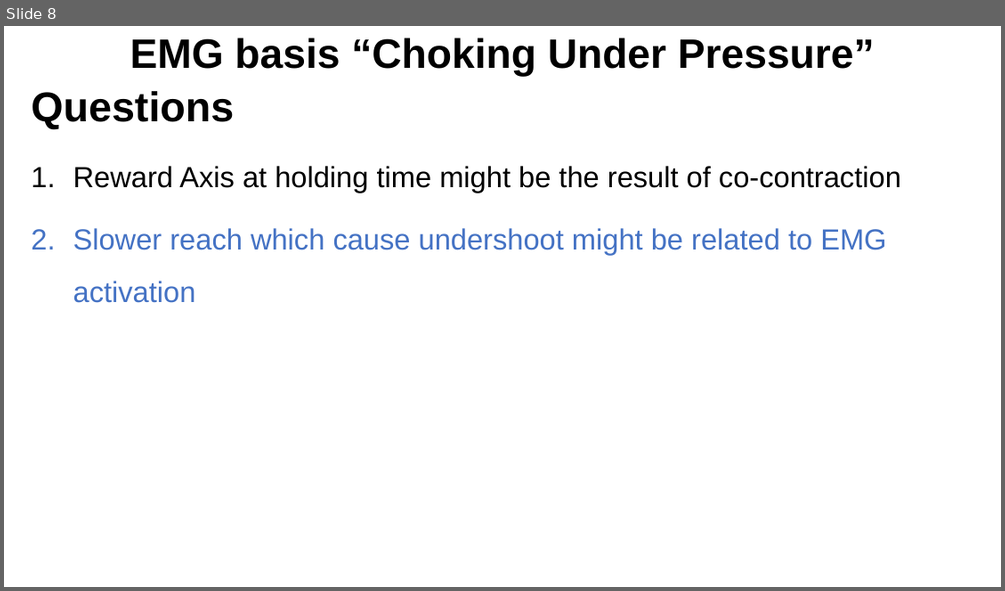
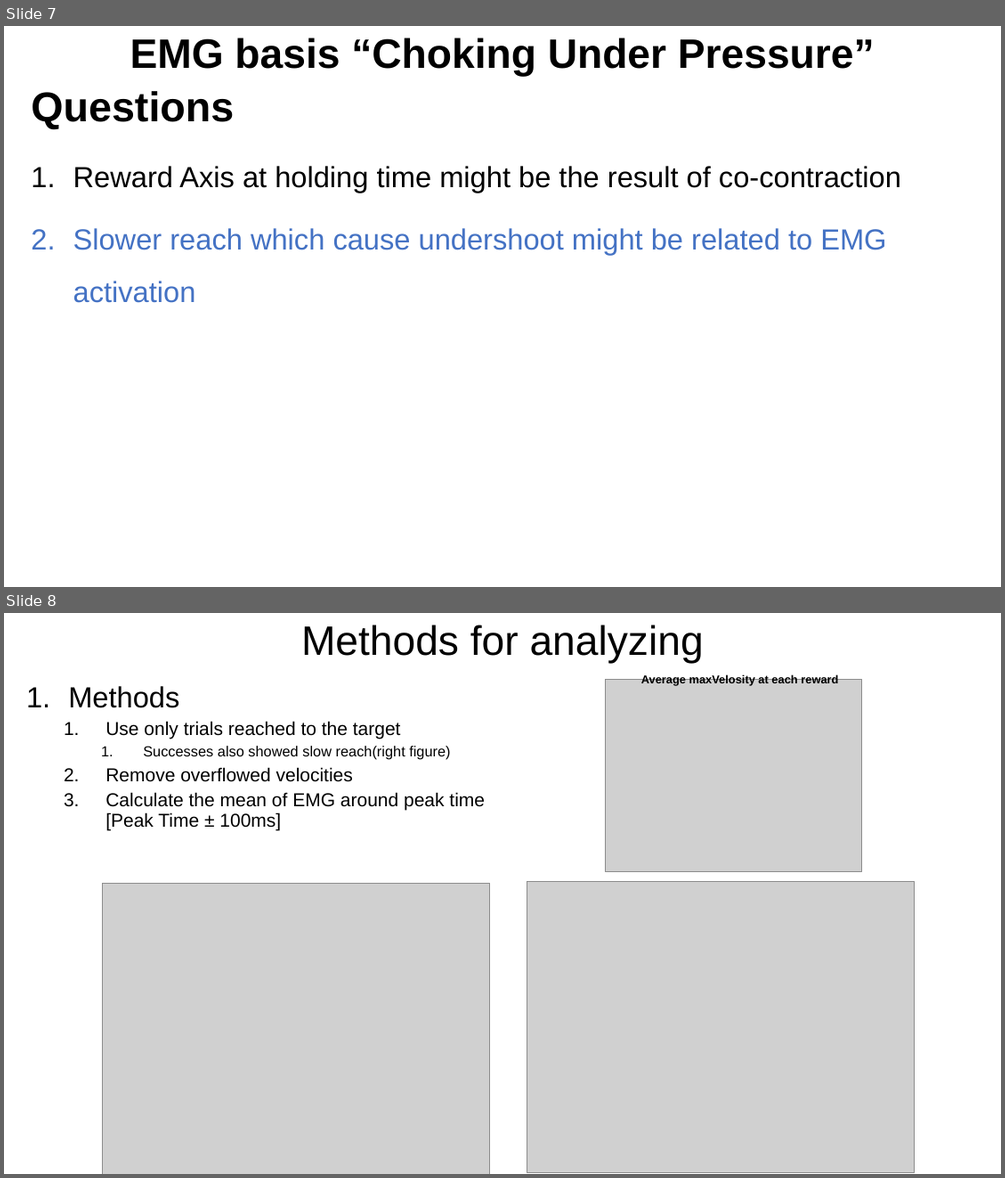
Before and after one commit to Hiroo-Miyata/chase-lab, a slide deck: report/20220902.pptx. Shown one above the other, each under a label of ours: slide 8 before the commit, slides 7 and 8 after it. The pictures are 1005x591 and 1005x1178 pixels, drawn with LibreOffice and Linux fonts; fonts in the diff are those of the drawing; grey boxes stand for pictures. Boxes give left, top, right and bottom in pixels: in the first picture for what was removed or moved away, otherwise in the second. Text is boxed around its words. In the diff, an @@ line names an element or a change of style, - is before the commit and + after.

```diff
--- a/report/20220902.pptx
+++ b/report/20220902.pptx
@@ slide 8 added at bbox=[4, 613, 1001, 1174], background #FFFFFF @@
@@ title added at bbox=[301, 625, 704, 663], 39.6 pt, text #000000 @@
+Methods for analyzing
@@ text added at bbox=[68, 686, 485, 830], 18 pt, text #000000 @@
+1. Methods
+  1. Use only trials reached to the target
+    1. Successes also showed slow reach(right figure)
+  2. Remove overflowed velocities
+  3. Calculate the mean of EMG around peak time
+     [Peak Time ± 100ms]
@@ picture added at bbox=[606, 679, 861, 871] @@
@@ text added at bbox=[641, 674, 838, 686], 11 pt, text #000000, bold @@
+Average maxVelosity at each reward
@@ picture added at bbox=[102, 883, 489, 1174] @@
@@ picture added at bbox=[526, 882, 914, 1172] @@
@@ what was slide 8 is now slide 7 @@
```
Also in this commit, not shown: 3 slides changed, 7 other slides added, 3 slides removed, 14 other files.
